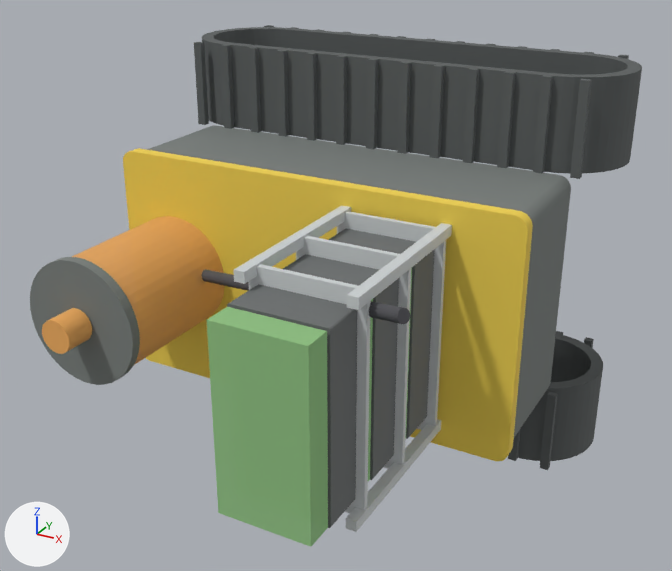
A saved change to the OBJ model ros2_ws/src/fs_description/meshes/pahadi/rear_link.obj.
Before and after are seen from a 50 mm camera at (0.453, -2.576, 1.155) aimed at (-0.81, -0.279, 0.007). Arrows for +X, +Y and +Z are at lower left; the lights stay in place. The older version comes first. Where no turn or scale is listed for an object, it has been applied to the vertices.

The older version as bpy lines, for what is in view:
```python
me_hopper_lid_6 = bpy.data.meshes.new('hopper_lid_6')
me_hopper_lid_6.from_pydata(...)  # a 42-sided cylinder along y spanning x -1.51..-1.13, y -0.85..-0.82, z -0.189..0.189
me_hopper_lid_6.materials.append(mat_graphite_100)  # grey #797e7c
me_spare_tray_2_16 = bpy.data.meshes.new('spare_tray_2_16')
me_spare_tray_2_16.from_pydata(...)  # 96 vertices, 188 faces; spans x -0.695..-0.425, y -1.004..-0.878, z -0.265..0.265
me_spare_tray_2_16.materials.append(mat_tray_100)  # grey #6c6f6f
me_track_left_2 = bpy.data.meshes.new('track_left_2')
me_track_left_2.from_pydata(...)  # 376 vertices, 736 faces; spans x -1.61..-0.09, y 0.02..0.48, z 0.36..0.64
me_track_left_2.materials.append(mat_rubber_100)  # dark grey #595d5d
ob_hopper_lid_6 = bpy.data.objects.new('hopper_lid_6', me_hopper_lid_6)
ob_hopper_lid_6.location = (0.0, 0.0, 0.0)
ob_spare_tray_2_16 = bpy.data.objects.new('spare_tray_2_16', me_spare_tray_2_16)
ob_spare_tray_2_16.location = (0.0, 0.0, 0.0)
ob_track_left_2 = bpy.data.objects.new('track_left_2', me_track_left_2)
ob_track_left_2.location = (0.0, 0.0, 0.0)
# also in view: 'beacon_8' at (-1.32, -0.9, 0.0); 'top_plate_1' at (-0.85, -0.38, 0.0); 'spare_tray_1_13' at (-0.56, -0.721, 0.0); 'spare_canopy_2_17' at (-0.56, -1.049, 0.0); 'seed_hose_7' at (-0.81, -0.65, 0.14)
```
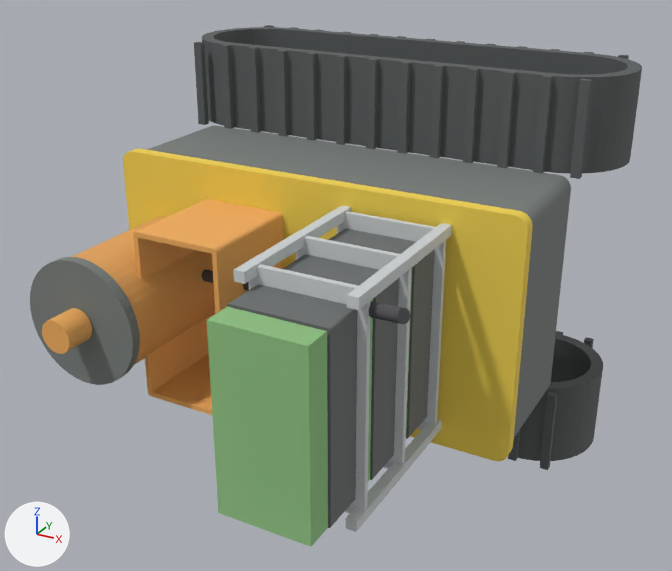
Location of each change, [x1, y1, x2, y2] in pixels of the pictures (672 x 571 px):
'amendment_bin_9', added (orange)
    after: [133, 199, 284, 415]

The change, as a list of edits to the scene's bpy script:
```text
Add me_amendment_bin_9:
    me_amendment_bin_9.from_pydata(...)  # 104 vertices, 204 faces; spans x -1.2..-0.92, y -0.73..-0.4, z -0.26..0.26
    me_amendment_bin_9.materials.append(mat_orange_100)  # orange #f1ad5d
Add ob_amendment_bin_9:
    ob_amendment_bin_9 = bpy.data.objects.new('amendment_bin_9', me_amendment_bin_9)
    ob_amendment_bin_9.location = (0.0, 0.0, 0.0)
```
